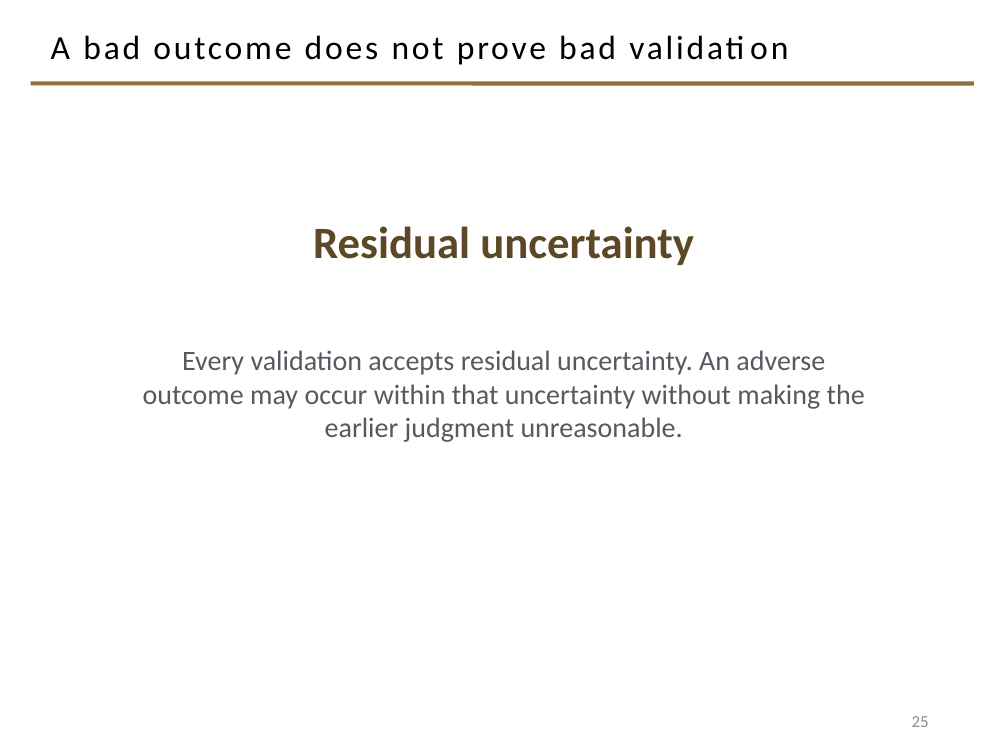
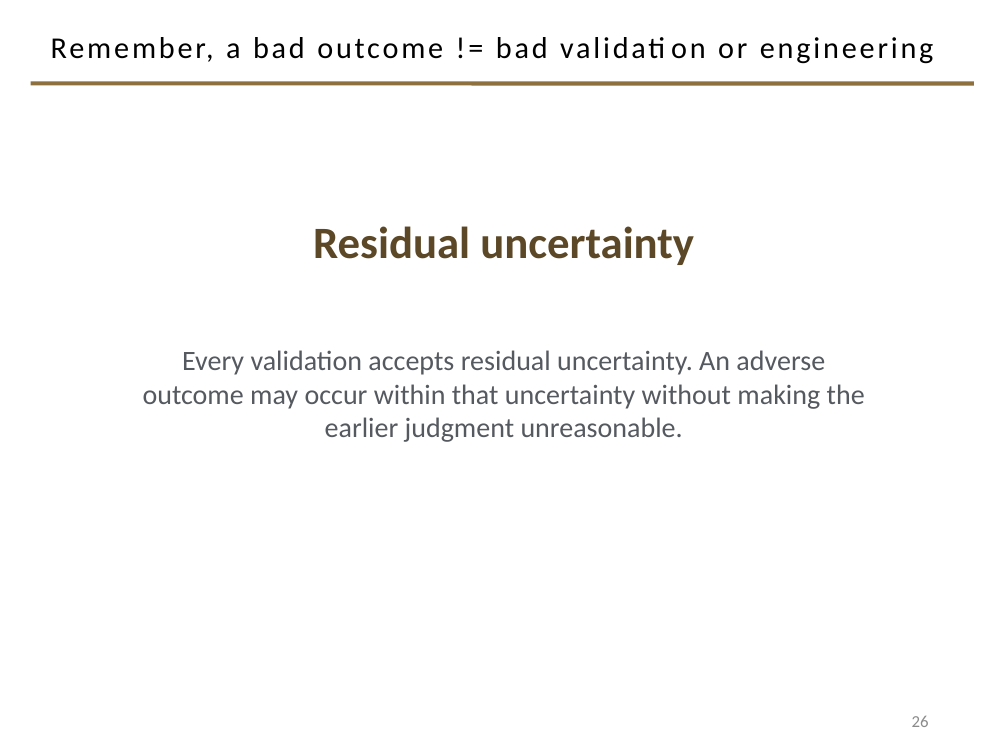
Before and after one commit to davisjam/model-based-agentic-software-engineering, a slide deck: slide 26 of course/lectures/act-2-delegation-and-control/04-failure-aware-engineering/2-4-Failure-Aware-Engineering.pptx (slide 25 before the commit). Drawn at 1008x756 pixels with LibreOffice and Linux fonts; fonts in the diff are those of the drawing; background and template pictures are left out. Boxes give left, top, right and bottom in pixels: in the first picture for what was removed or moved away, otherwise in the second. Text is boxed around its words. In the diff, an @@ line names an element or a change of style, - is before the commit and + after.

```diff
--- a/course/lectures/act-2-delegation-and-control/04-failure-aware-engineering/2-4-Failure-Aware-Engineering.pptx
+++ b/course/lectures/act-2-delegation-and-control/04-failure-aware-engineering/2-4-Failure-Aware-Engineering.pptx
@@ title at bbox=[51, 37, 934, 64]: text changed; size 24 to 21.6 pt @@
-A bad outcome does not prove bad validation
+Remember, a bad outcome != bad validation or engineering
@@ page number at bbox=[912, 716, 929, 727]: text changed @@
-25
+26
```
Also in this commit, not shown: 36 other slides changed, 1 slide added.
